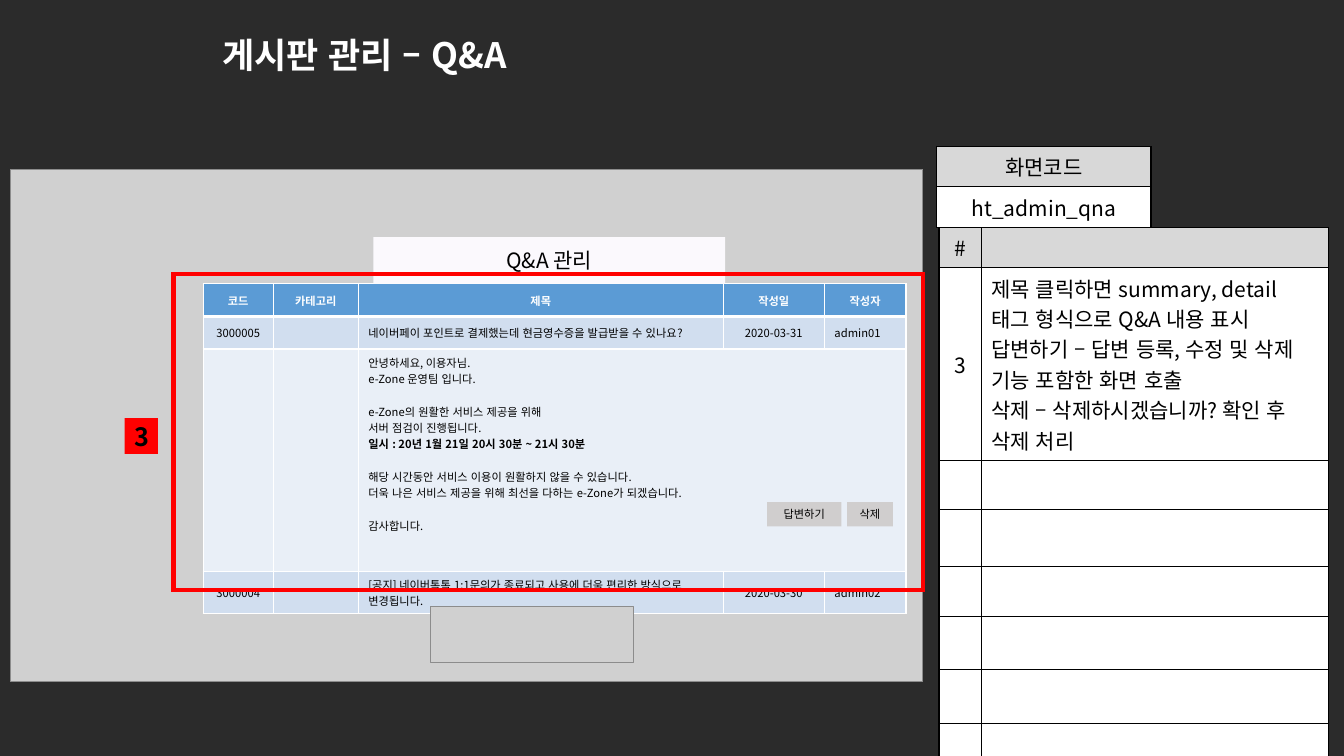
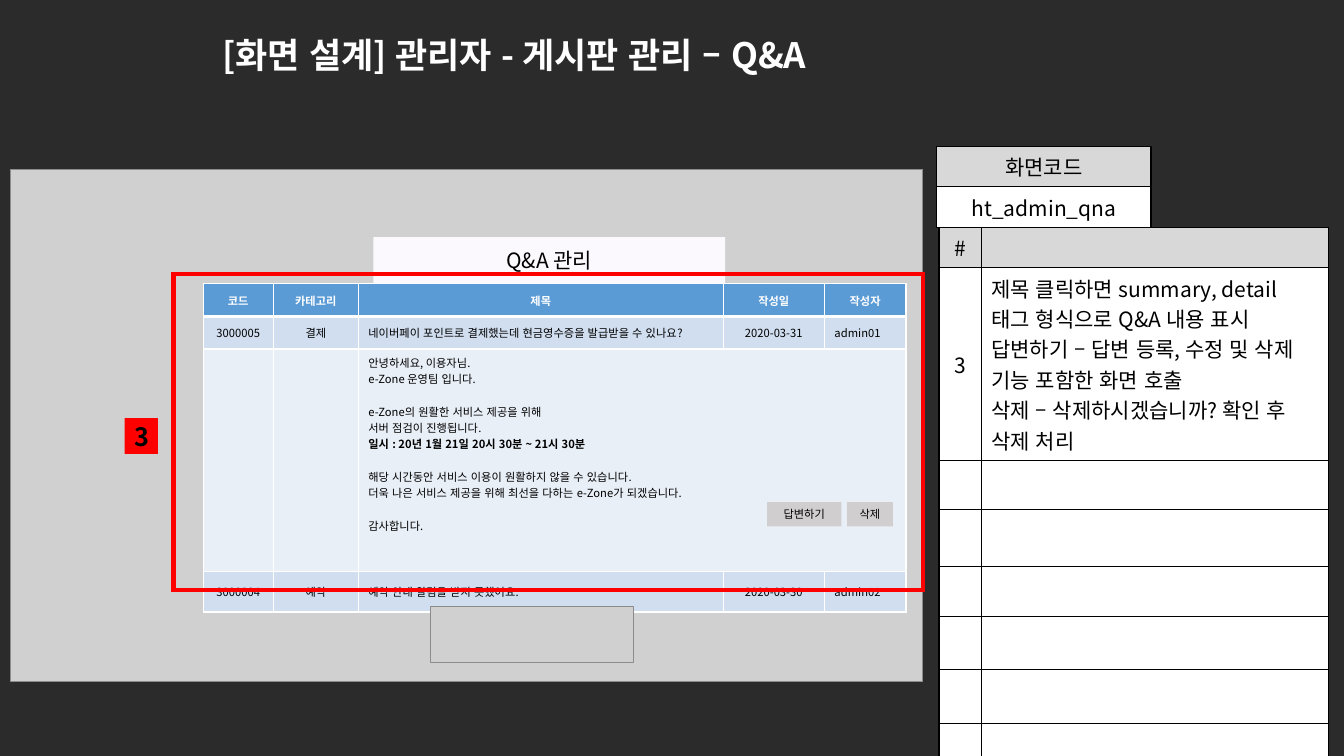
Before and after one commit to ezenteam2/e-Zone, a slide deck: slide 20 of 0 발표용 파워포인트/project05 - 파워포인트 종합 - 현태.pptx. Drawn at 1344x756 pixels with LibreOffice and Linux fonts; fonts in the diff are those of the drawing; grey boxes stand for pictures; background and template pictures are left out; a plain dark background stands for a picture behind light text. Boxes give left, top, right and bottom in pixels: in the first picture for what was removed or moved away, otherwise in the second. Text is boxed around its words. In the diff, an @@ line names an element or a change of style, - is before the commit and + after.

```diff
--- a/0 발표용 파워포인트/project05 - 파워포인트 종합 - 현태.pptx
+++ b/0 발표용 파워포인트/project05 - 파워포인트 종합 - 현태.pptx
@@ title at (222, 38, 806, 75): text changed @@
-게시판 관리 – Q&A
+[화면 설계] 관리자 - 게시판 관리 – Q&A
@@ table at (204, 283, 906, 601) @@
-row 2, column 2: 
+row 2, column 2: 결제
-row 4, column 2: 
+row 4, column 2: 예약
-row 4, column 3: [공지] 네이버톡톡 1:1문의가 종료되고 사용에 더욱 편리한 방식으로 변경됩니다.
+row 4, column 3: 예약 안내 알림을 받지 못했어요.
```
Also in this commit, not shown: 19 other slides changed, 1 other file.
